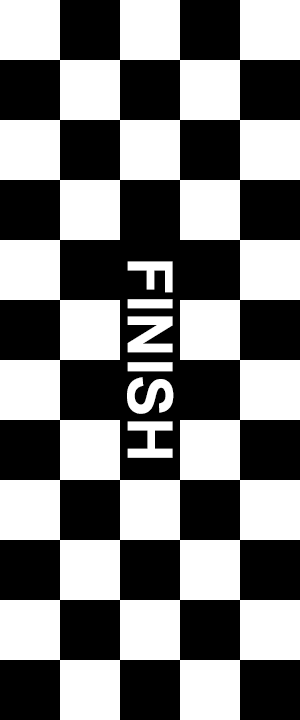
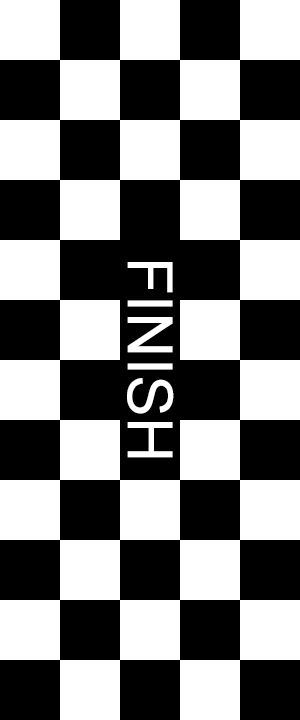
Layer changes from the first w=300, h=720 image to the second:
painted on "FINISH" over left=127, top=261, right=174, bottom=458
